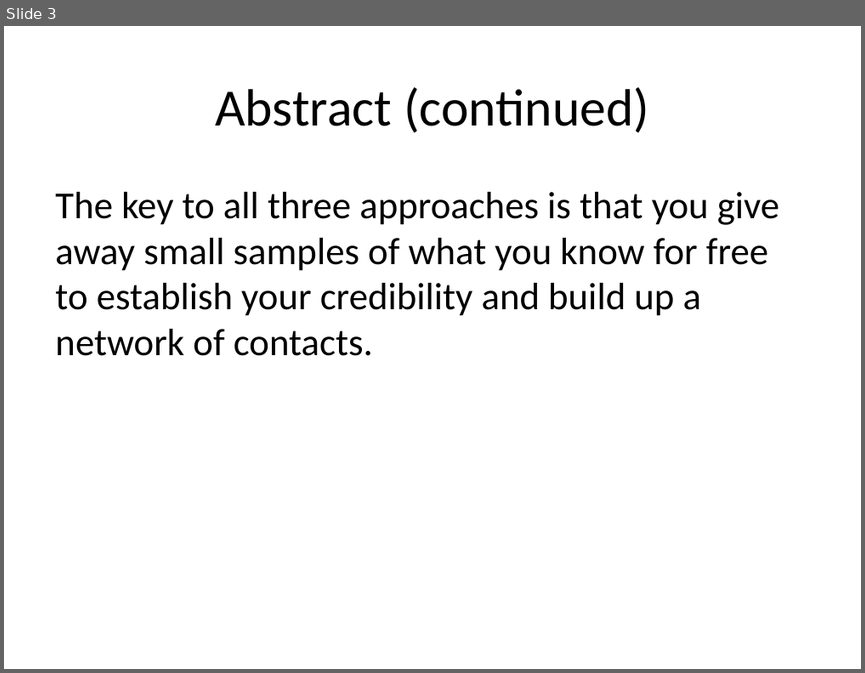
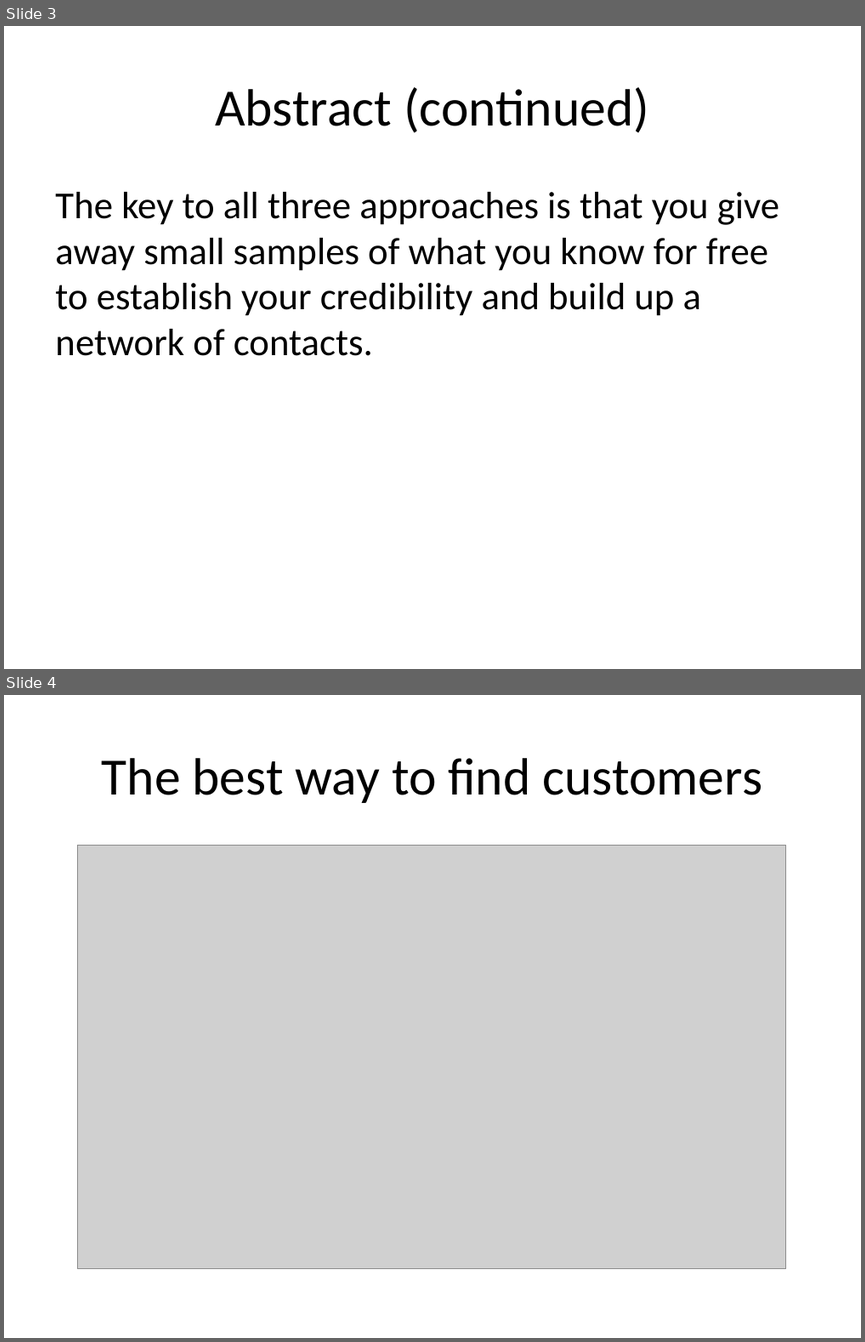
Before and after one commit to pmean/finding-customers, a slide deck: finding-customers.pptx. Shown one above the other, each under a label of ours: slide 3 before the commit, slides 3 and 4 after it. The pictures are 865x673 and 865x1342 pixels, drawn with LibreOffice and Linux fonts; fonts in the diff are those of the drawing; grey boxes stand for pictures. Boxes give left, top, right and bottom in pixels: in the first picture for what was removed or moved away, otherwise in the second. Text is boxed around its words. In the diff, an @@ line names an element or a change of style, - is before the commit and + after.

```diff
--- a/finding-customers.pptx
+++ b/finding-customers.pptx
@@ slide 4 added at box(4, 695, 861, 1338), background #FFFFFF @@
@@ title added at box(102, 758, 763, 803), 44 pt, text #000000 @@
+The best way to find customers
@@ picture added at box(78, 845, 785, 1268) @@
```
Also in this commit, not shown: 10 other slides added, 4 slides removed, 2 other files.
